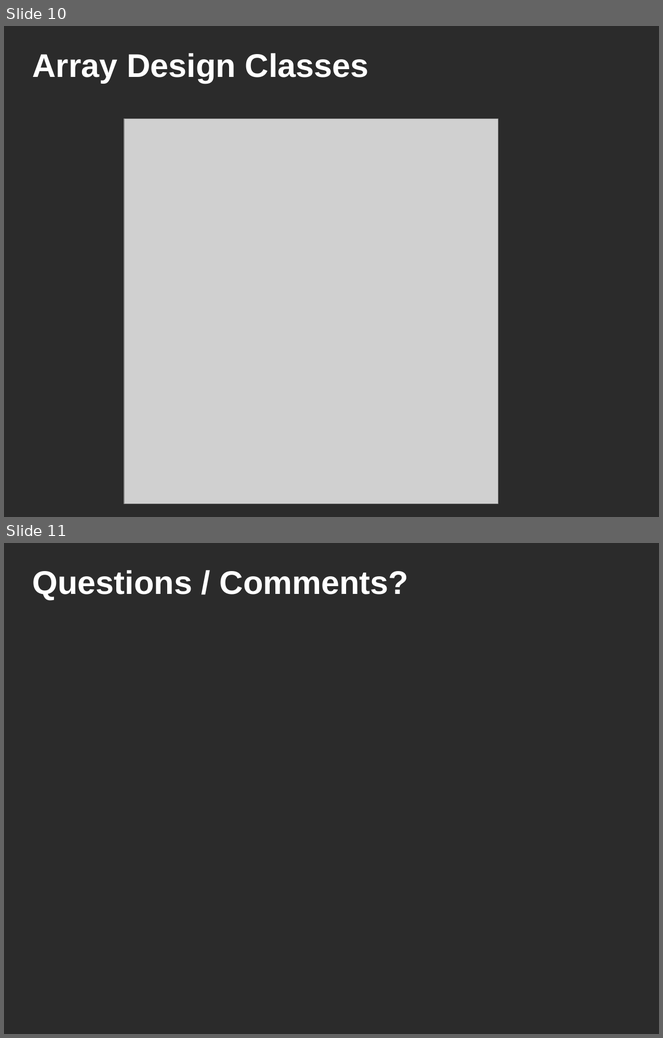
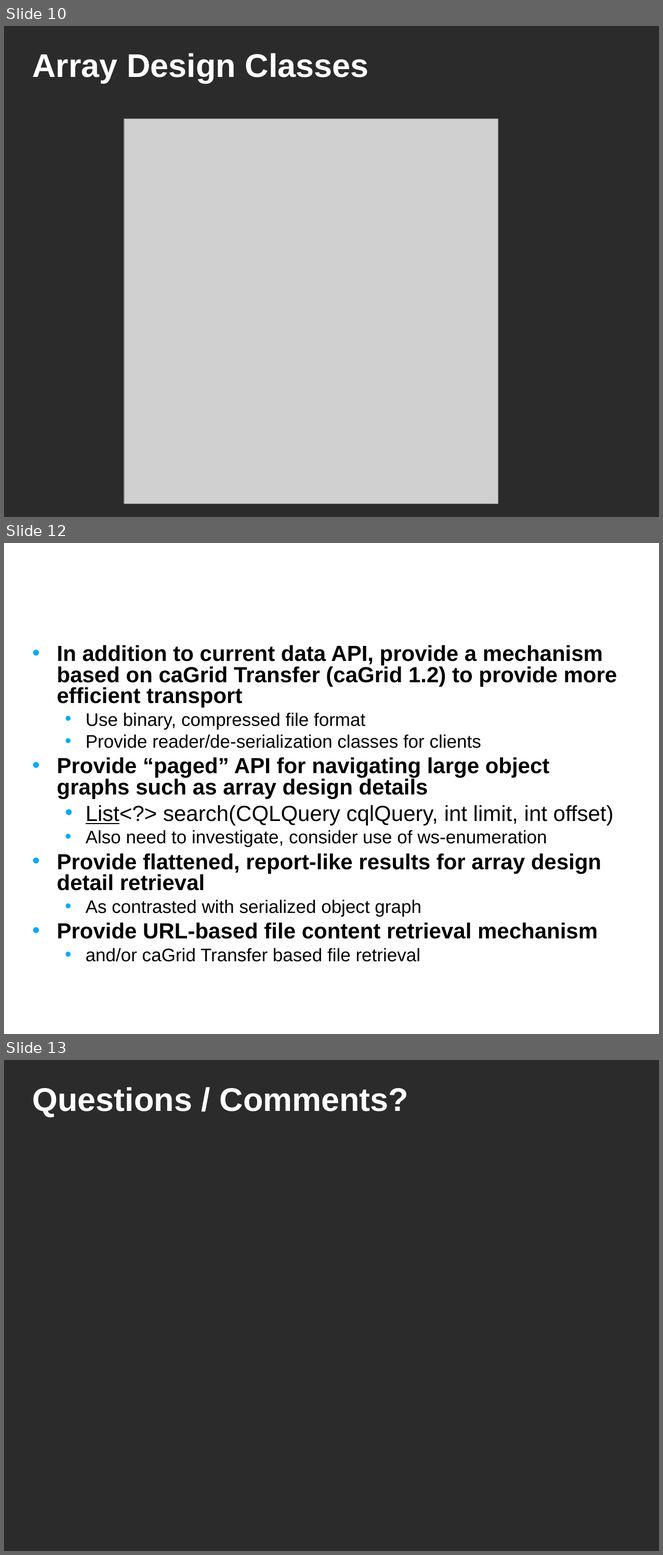
Before and after one commit to NCIP/caarray-docs, a slide deck: implementation/open_meetings/ICR_WG_HTP_caArray_presentation.ppt. Shown one above the other, each under a label of ours: slides 10 and 11 before the commit, slides 10, 12 and 13 after it; the slides between them are not shown. The pictures are 663x1038 and 663x1555 pixels, drawn with LibreOffice and Linux fonts; fonts in the diff are those of the drawing; grey boxes stand for pictures; background and template pictures are left out; a plain dark background stands for a picture behind light text. Boxes give left, top, right and bottom in pixels: in the first picture for what was removed or moved away, otherwise in the second. Text is boxed around its words. In the diff, an @@ line names an element or a change of style, - is before the commit and + after.

```diff
--- a/implementation/open_meetings/ICR_WG_HTP_caArray_presentation.ppt
+++ b/implementation/open_meetings/ICR_WG_HTP_caArray_presentation.ppt
@@ slide 12 added at [4,543,659,1034], background picture (left out) @@
@@ title added at [26,543,517,619], 28 pt, text #FFFFFF, bold @@
+Considerations for Future Releases
@@ text added at [57,645,618,962], 24 pt, text #000000, bold @@
+• In addition to current data API, provide a mechanism based on caGrid Transfer (caGrid 1.2) to provide more efficient transport
+  • Use binary, compressed file format
+  • Provide reader/de-serialization classes for clients
+• Provide “paged” API for navigating large object graphs such as array design details
+  • List<?> search(CQLQuery cqlQuery, int limit, int offset)
+  • Also need to investigate, consider use of ws-enumeration
+• Provide flattened, report-like results for array design detail retrieval
+  • As contrasted with serialized object graph
+• Provide URL-based file content retrieval mechanism
+  • and/or caGrid Transfer based file retrieval
@@ what was slide 11 is now slide 13 @@
```
Also in this commit, not shown: 6 slides changed, 1 other slide added.
